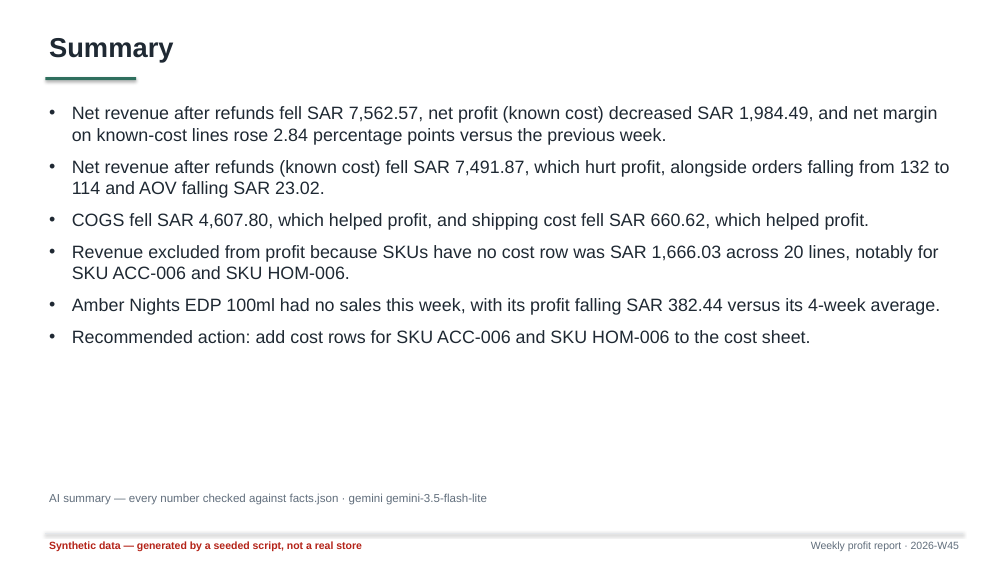
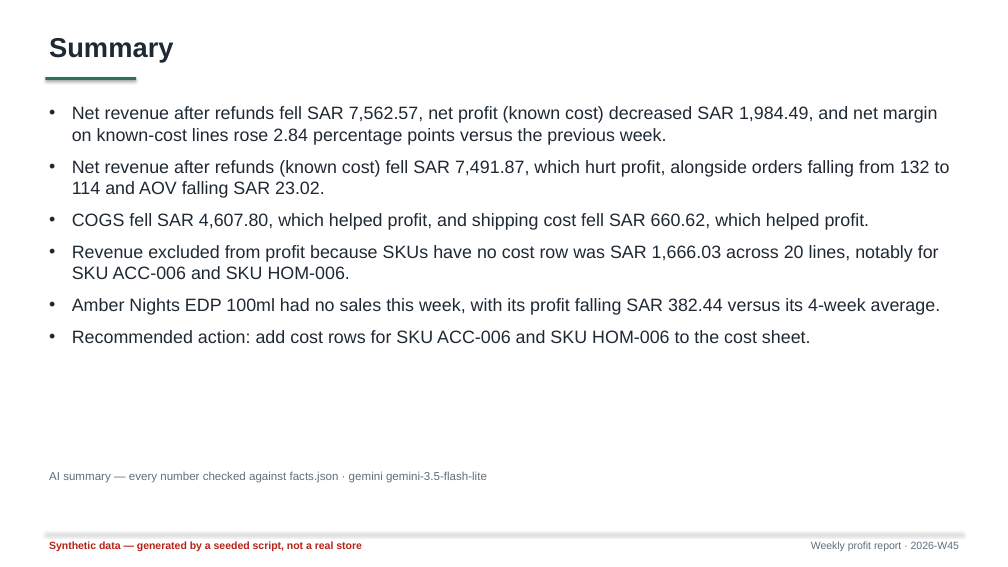
Before and after one commit to zeyadosmoh/ecommerce-profit-reporting, a slide deck: slide 3 of docs/sample-report/2026-W45/report.pptx. Drawn at 1008x567 pixels with LibreOffice and Linux fonts; fonts in the diff are those of the drawing. Boxes give left, top, right and bottom in pixels: in the first picture for what was removed or moved away, otherwise in the second. Text is boxed around its words. In the diff, an @@ line names an element or a change of style, - is before the commit and + after.

```diff
--- a/docs/sample-report/2026-W45/report.pptx
+++ b/docs/sample-report/2026-W45/report.pptx
@@ text "AI summary — every number ...": place and size @@
-text "AI summary — every number ..." at (49, 493, 487, 505)
+text "AI summary — every number ..." at (49, 471, 487, 483)
```
Also in this commit, not shown: 2 other slides changed, 15 other files.
